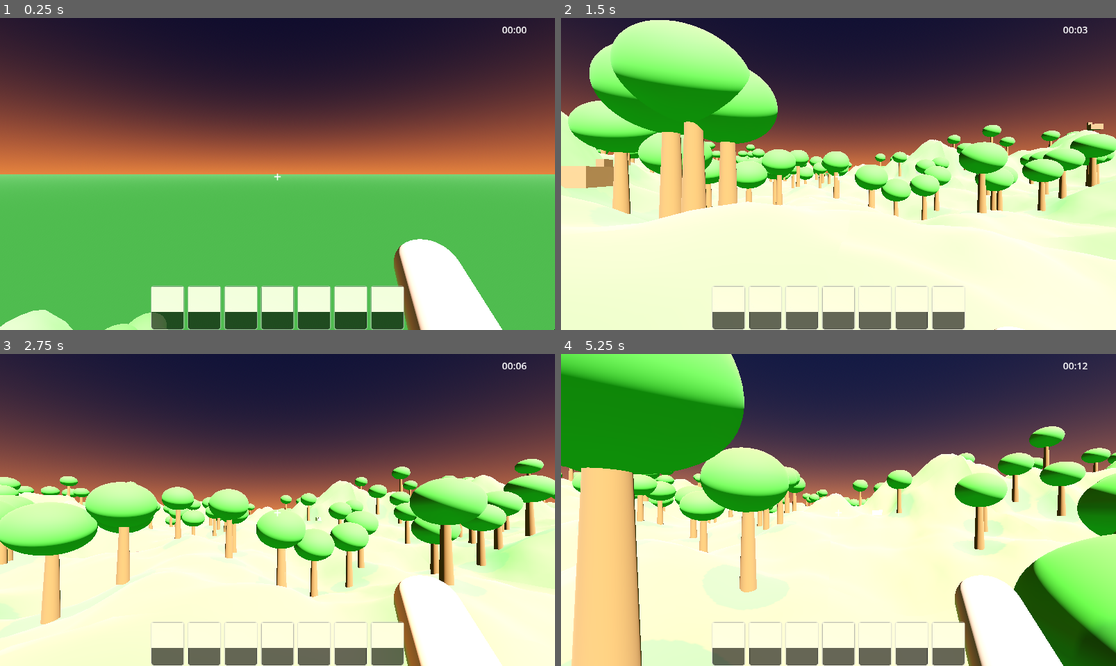
Above: before the commit, frames 1-4 (two rows, left to right).
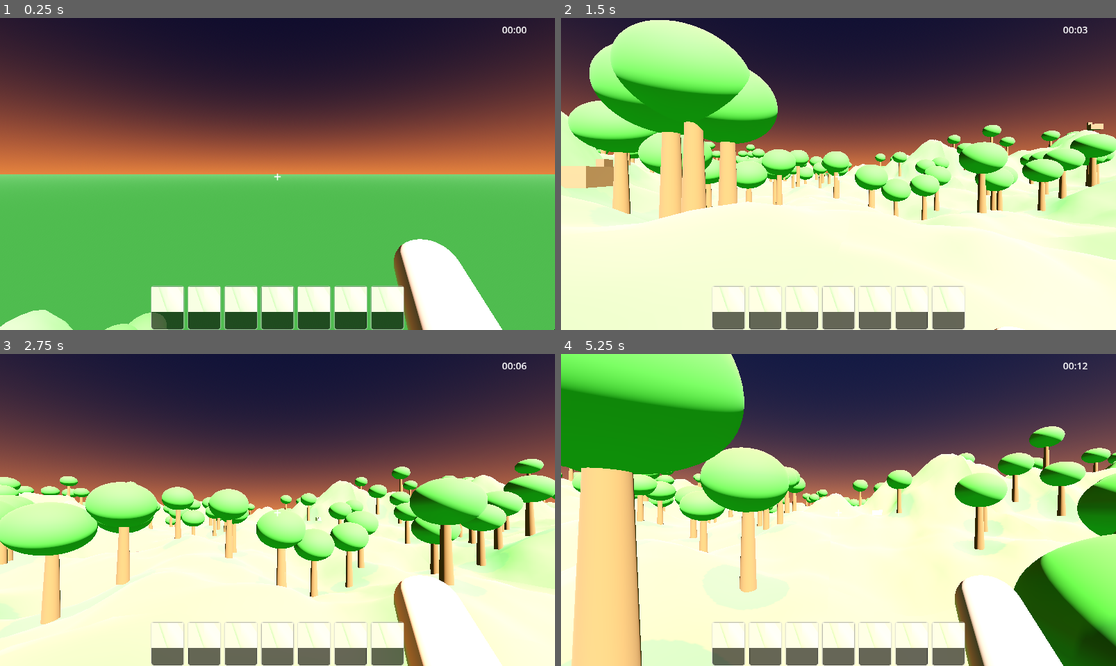
Above: after the commit, the same moments.

Repository: Hwnagseunghwan/wildcraft
Game: Godot game, scene res://scenes/main.tscn
The game is run twice, just before and just after one commit, with the same random seed, the same clock (stepped at 60 frames per second) and the same inputs.
Inputs (mouse positions are in pixels of both pictures, inside the frame that each line leads up to):
- Up to frame 1 (0.25 s): no input
- Up to frame 2 (1.5 s): move the mouse to (866, 174) at 0.52 s; press the mouse at (866, 174) at 0.53 s; hold W (move_forward) from 0.53 s (still down); tap Space (jump) at 0.77 s; move the mouse to (810, 174) at 1.27 s; release the mouse at (810, 174) at 1.28 s; click (810, 174) at 1.35 s
- Up to frame 3 (2.75 s): keep holding W (move_forward); tap Space (jump) at 1.52 s; move the mouse to (288, 503) at 2.02 s; press the mouse at (288, 503) at 2.03 s
- Up to frame 4 (5.25 s): keep holding W (move_forward); move the mouse to (832, 516) at 2.77 s; release the mouse at (832, 516) at 2.78 s; click (832, 516) at 2.85 s; tap Space (jump) at 3.02, 3.77, 4.52 s; move the mouse to (877, 513) at 3.52 s; press the mouse at (877, 513) at 3.53 s; move the mouse to (794, 506) at 4.27 s; release the mouse at (794, 506) at 4.28 s; click (794, 506) at 4.35 s; move the mouse to (844, 510) at 5.02 s; press the mouse at (844, 510) at 5.03 s

The runs differ from the first frame. In frame 1, 0.4% of the frame differs, in the area x 11-77%, y 72-100%; in frame 2, 2.3%; in frame 3, 1.4%; in frame 4, 5.2%, in the area x 0-100%, y 0-100%.

Commit message:
fix: 인벤토리 SubViewport 아이템 렌더링 수정
- GL Compatibility 모드에서 transparent_bg 미지원 → BG_COLOR 방식으로 변경
- 카메라를 정면(Z축)에서 약간 위에 배치해 메시가 확실히 보이도록 수정
- SubViewport 해상도 80 → 96으로 증가

Co-Authored-By: Claude Sonnet 4.6 <noreply@anthropic.com>

Diff:
--- a/scenes/ui/hud.gd
+++ b/scenes/ui/hud.gd
@@ -79,39 +79,42 @@
 	vp_container.stretch = true
 
 	var vp := SubViewport.new()
-	vp.size                      = Vector2i(80, 80)
-	vp.transparent_bg            = true
+	vp.size                      = Vector2i(96, 96)
+	vp.transparent_bg            = false
 	vp.render_target_update_mode = SubViewport.UPDATE_ALWAYS
 
-	# 환경 (앰비언트 라이트)
+	# 배경 환경 (GL Compatibility에서 transparent_bg 비신뢰 → 어두운 배경 사용)
 	var env_node := WorldEnvironment.new()
 	var env      := Environment.new()
+	env.background_mode  = Environment.BG_COLOR
+	env.background_color = Color(0.08, 0.08, 0.10, 1.0)
 	env.ambient_light_source = Environment.AMBIENT_SOURCE_COLOR
 	env.ambient_light_color  = Color(1.0, 1.0, 1.0)
-	env.ambient_light_energy = 1.0
-	env_node.environment     = env
+	env.ambient_light_energy = 1.2
+	env_node.environment = env
 	vp.add_child(env_node)
 
 	# 조명
 	var light := DirectionalLight3D.new()
-	light.rotation_degrees = Vector3(-50, 30, 0)
-	light.light_energy     = 1.4
+	light.rotation_degrees = Vector3(-45, 30, 0)
+	light.light_energy     = 1.5
 	vp.add_child(light)
 
-	# 카메라 (직교 투영으로 왜곡 없음)
+	# 카메라 — 정면에서 약간 위쪽에서 내려다보는 구도
 	var cam := Camera3D.new()
-	cam.projection      = Camera3D.PROJECTION_ORTHOGONAL
-	cam.size            = 0.30
-	cam.position        = Vector3(0.10, 0.10, 0.22)
-	cam.rotation_degrees = Vector3(-22, -25, 0)
+	cam.projection       = Camera3D.PROJECTION_ORTHOGONAL
+	cam.size             = 0.26
+	cam.near             = 0.01
+	cam.far              = 10.0
+	cam.position         = Vector3(0.0, 0.06, 0.5)
+	cam.rotation_degrees = Vector3(-7.0, 0.0, 0.0)
 	vp.add_child(cam)
 
-	# 아이템 메시 (처음엔 숨김, 메시 없이 생성)
+	# 아이템 메시 (처음엔 숨김)
 	var mesh_inst := MeshInstance3D.new()
 	mesh_inst.visible          = false
-	mesh_inst.rotation_degrees = Vector3(15, -30, 8)
+	mesh_inst.rotation_degrees = Vector3(20, 40, 8)
 	var mat := StandardMaterial3D.new()
-	# 메시가 없는 상태에서 material을 설정하면 오류 → update 시 적용
 	vp.add_child(mesh_inst)
 
 	vp_container.add_child(vp)
